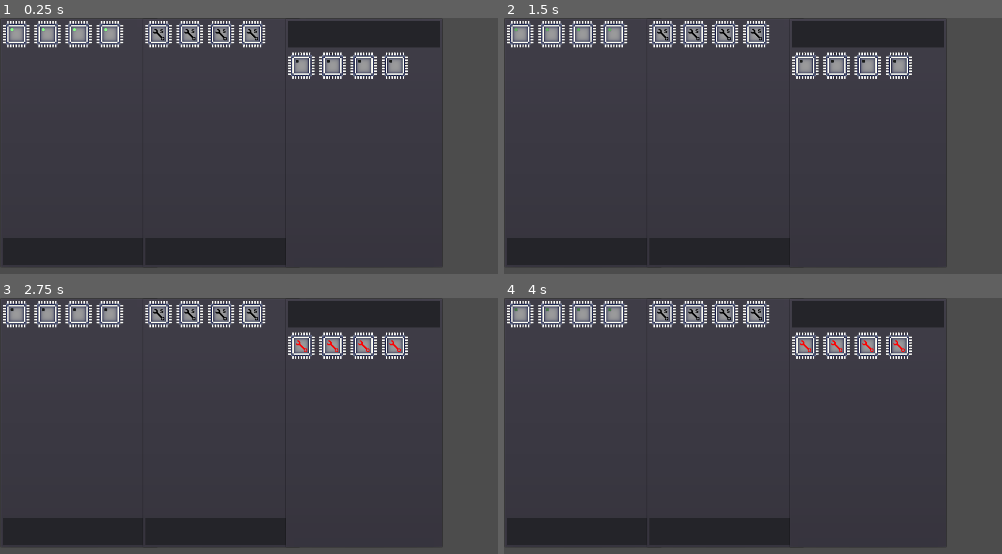
Above: before the commit, frames 1-4 (two rows, left to right).
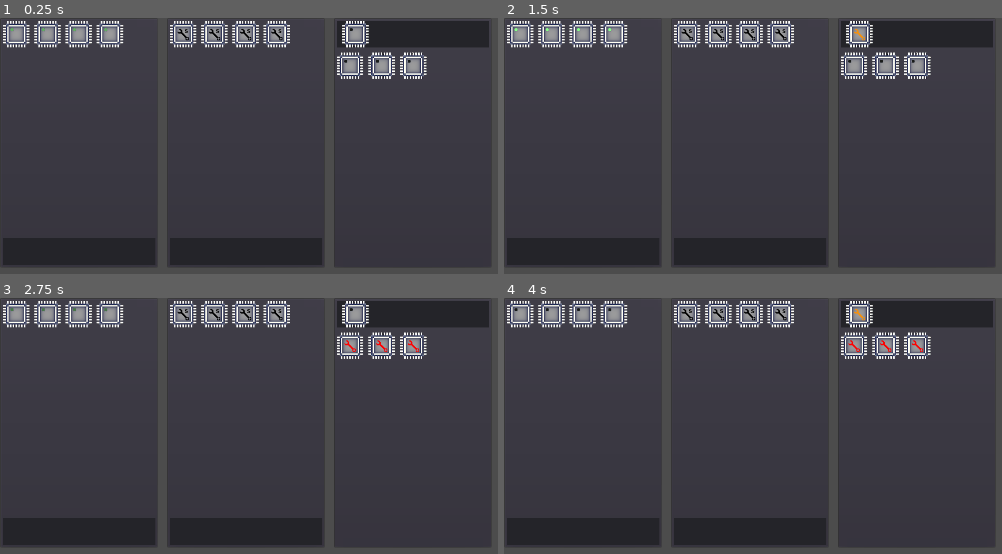
Above: after the commit, the same moments.

Repository: pliesveld/simulation-repair-problem
Game: Godot game, scene res://core/main_container.tscn
The game is run twice, just before and just after one commit, with the same random seed, the same clock (stepped at 60 frames per second) and the same inputs.
Inputs:
- Up to frame 1 (0.25 s): no input
- Up to frame 2 (1.5 s): tap Enter at 0.5 s; tap Space at 1.25 s
- Up to frame 3 (2.75 s): tap Enter at 2 s
- Up to frame 4 (4 s): tap Space at 2.75 s; tap Enter at 3.5 s

The runs differ from the first frame. In frame 1, 7.1% of the frame differs, in the area x 2-99%, y 1-97%; in frame 2, 7.1%; in frame 3, 7.1%; in frame 4, 7.1%.

Commit message:
wip; cleanup repair container

Diff:
--- a/godot/core/machine_working.tscn
+++ b/godot/core/machine_working.tscn
@@ -43,6 +43,6 @@
 scale = Vector2( 0.5, 0.5 )
 frames = SubResource( 1 )
 animation = "working"
-frame = 2
+frame = 1
 playing = true
 centered = false
--- a/godot/core/main_container.tscn
+++ b/godot/core/main_container.tscn
@@ -10,14 +10,14 @@
 margin_right = 40.0
 
 [node name="HBoxContainer" type="HBoxContainer" parent="."]
-margin_right = 1024.0
+margin_right = 1200.0
 margin_bottom = 600.0
 
 [node name="Control" parent="HBoxContainer" instance=ExtResource( 1 )]
 anchor_right = 0.0
 anchor_bottom = 0.0
 margin_top = 0.0
-margin_right = 338.0
+margin_right = 397.0
 margin_bottom = 600.0
 size_flags_horizontal = 3
 size_flags_vertical = 3
@@ -25,9 +25,9 @@
 [node name="Control2" parent="HBoxContainer" instance=ExtResource( 2 )]
 anchor_right = 0.0
 anchor_bottom = 0.0
-margin_left = 342.0
+margin_left = 401.0
 margin_top = 0.0
-margin_right = 680.0
+margin_right = 798.0
 margin_bottom = 600.0
 size_flags_horizontal = 3
 size_flags_vertical = 3
@@ -35,9 +35,9 @@
 [node name="Control3" parent="HBoxContainer" instance=ExtResource( 3 )]
 anchor_right = 0.0
 anchor_bottom = 0.0
-margin_left = 684.0
+margin_left = 802.0
 margin_top = 0.0
-margin_right = 1024.0
+margin_right = 1200.0
 margin_bottom = 600.0
 size_flags_horizontal = 3
 size_flags_vertical = 3
--- a/godot/core/repair_container.gd
+++ b/godot/core/repair_container.gd
@@ -6,11 +6,19 @@
 onready var n = 10
 
 func _update_machines():
+	var repair = $PanelContainer/VSplitContainer/Panel/CenterContainer
+
+	if n > 0:
+		var new_machine = scene.instance()
+		var new_machine_animcation = new_machine.get_node("AnimatedSprite")
+		new_machine_animcation.animation = "repairing"
+		repair.add_child(new_machine)
+
 	var grid = get_node("PanelContainer/VSplitContainer/GridContainer")
 	for child in grid.get_children():
 		grid.remove_child(child)
 
-	for i in range(0, n):
+	for i in range(1, n):
 		var new_machine = scene.instance()
 		var new_machine_animcation = new_machine.get_node("AnimatedSprite")
 		new_machine_animcation.animation = "broken"
--- a/godot/core/repair_container.tscn
+++ b/godot/core/repair_container.tscn
@@ -1,6 +1,7 @@
-[gd_scene load_steps=2 format=2]
+[gd_scene load_steps=3 format=2]
 
 [ext_resource path="res://core/repair_container.gd" type="Script" id=1]
+[ext_resource path="res://core/machine_working.tscn" type="PackedScene" id=2]
 
 [node name="Control" type="Control"]
 anchor_right = 1.0
@@ -27,6 +28,19 @@
 size_flags_horizontal = 0
 size_flags_vertical = 0
 
+[node name="CenterContainer" type="CenterContainer" parent="PanelContainer/VSplitContainer/Panel"]
+margin_left = 13.0
+margin_right = 353.0
+margin_bottom = 64.0
+use_top_left = true
+
+[node name="Control" parent="PanelContainer/VSplitContainer/Panel/CenterContainer" instance=ExtResource( 2 )]
+visible = false
+anchor_right = 0.0
+anchor_bottom = 0.0
+margin_right = 0.0
+margin_bottom = 0.0
+
 [node name="GridContainer" type="GridContainer" parent="PanelContainer/VSplitContainer"]
 margin_top = 76.0
 margin_right = 366.0
